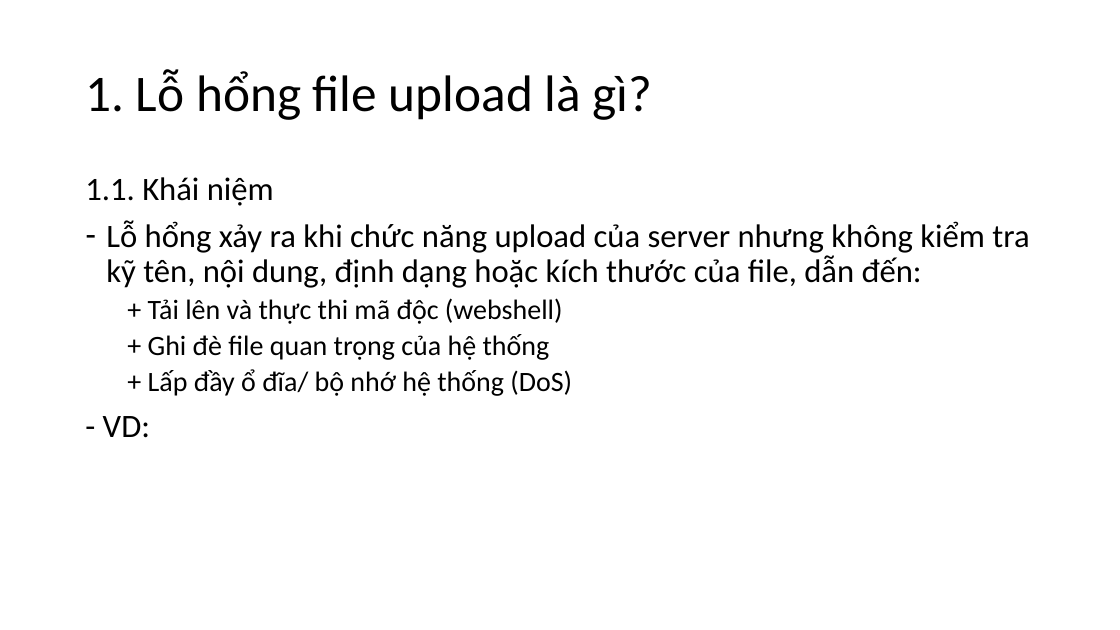
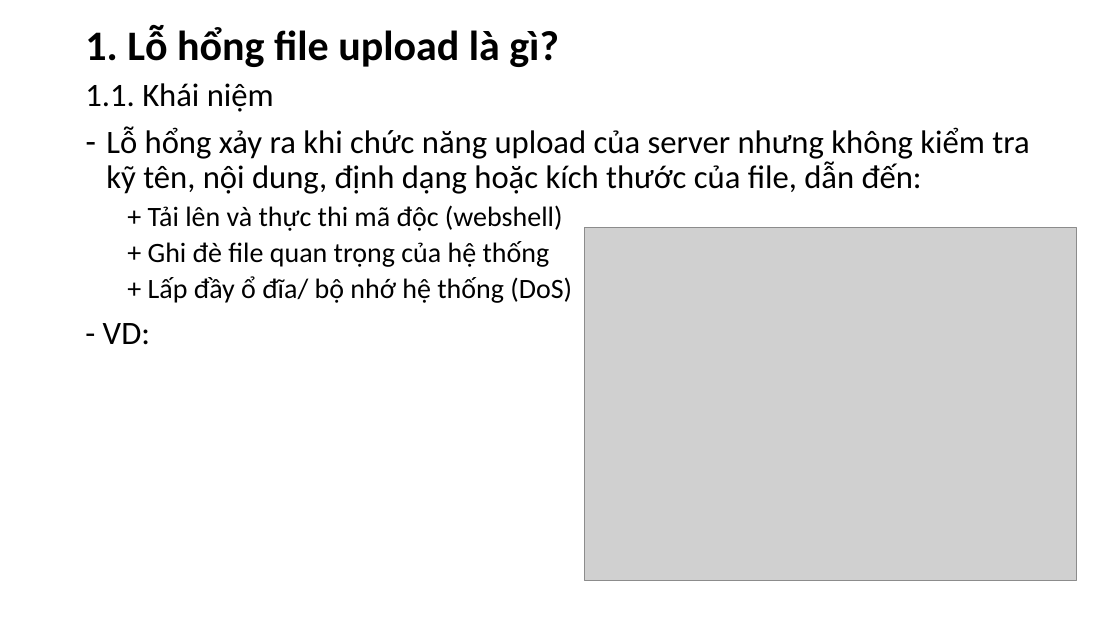
Before and after one commit to n33r9/PortSwigger_labs_note, a slide deck: slide 3 of week3.2.file_upload/file_upload.pptx. Drawn at 1120x630 pixels with LibreOffice and Linux fonts; fonts in the diff are those of the drawing; grey boxes stand for pictures. Boxes give left, top, right and bottom in pixels: in the first picture for what was removed or moved away, otherwise in the second. Text is boxed around its words. In the diff, an @@ line names an element or a change of style, - is before the commit and + after.

```diff
--- a/week3.2.file_upload/file_upload.pptx
+++ b/week3.2.file_upload/file_upload.pptx
@@ title "1. Lỗ hổng file upload ..." moved from (x1=85, y1=69, x2=653, y2=120) to (x1=85, y1=26, x2=559, y2=67) @@
@@ title "1. Lỗ hổng file upload ..." at (x1=85, y1=26, x2=559, y2=67): size 44 to 36 pt, bold on @@
@@ text "1.1. Khái niệm" moved from (x1=85, y1=177, x2=1029, y2=438) to (x1=85, y1=83, x2=1029, y2=345) @@
@@ picture added at (x1=585, y1=228, x2=1077, y2=581) @@
```
Also in this commit, not shown: 4 other slides changed, 14 slides added.
